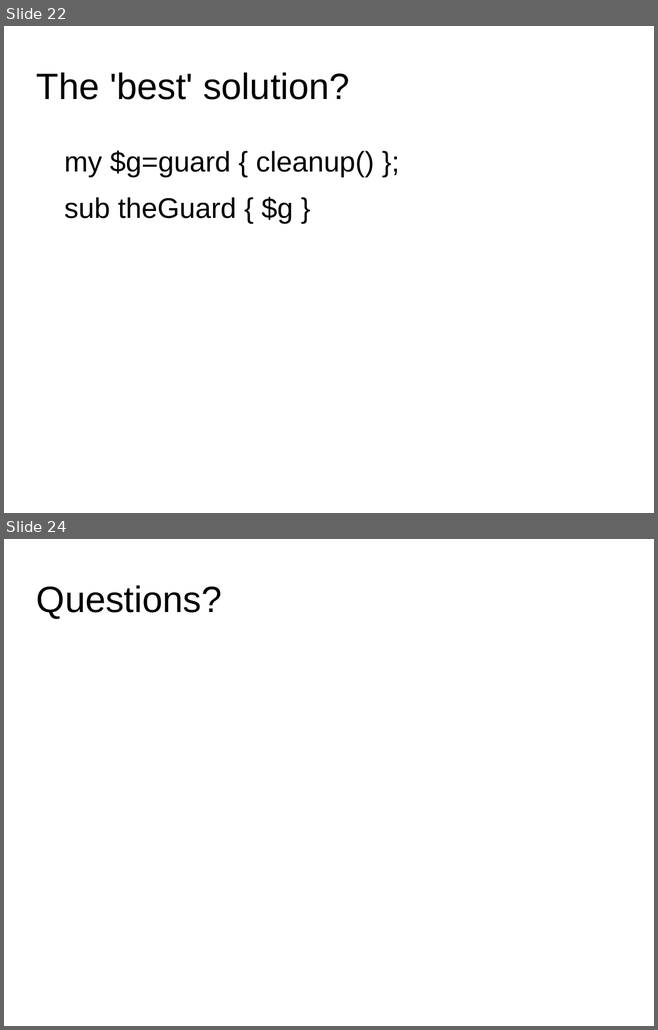
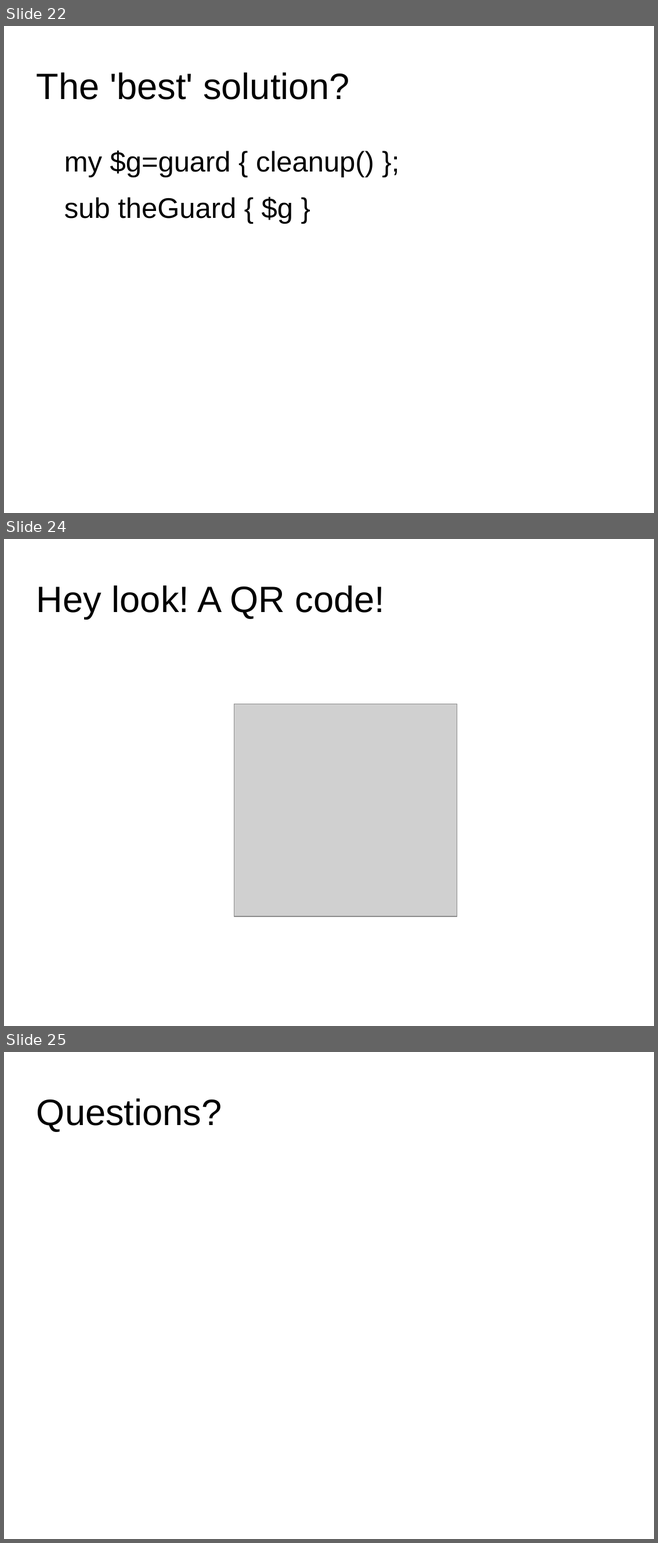
Before and after one commit to daviddelikat/inlinePerlPackages, a slide deck: docs/presentation.odp. Shown one above the other, each under a label of ours: slides 22 and 24 before the commit, slides 22, 24 and 25 after it; the slides between them are not shown. The pictures are 658x1030 and 658x1543 pixels, drawn with LibreOffice and Linux fonts; fonts in the diff are those of the drawing; grey boxes stand for pictures; background and template pictures are left out. Boxes give left, top, right and bottom in pixels: in the first picture for what was removed or moved away, otherwise in the second. Text is boxed around its words. In the diff, an @@ line names an element or a change of style, - is before the commit and + after.

```diff
--- a/docs/presentation.odp
+++ b/docs/presentation.odp
@@ slide 24 added at box(4, 539, 654, 1026), background #FFFFFF @@
@@ title added at box(36, 585, 385, 619), 44.8 pt, text #000000 @@
+Hey look! A QR code!
@@ picture added at box(234, 704, 457, 917) @@
@@ what was slide 24 is now slide 25 @@
```
Also in this commit, not shown: 1 slide changed.
